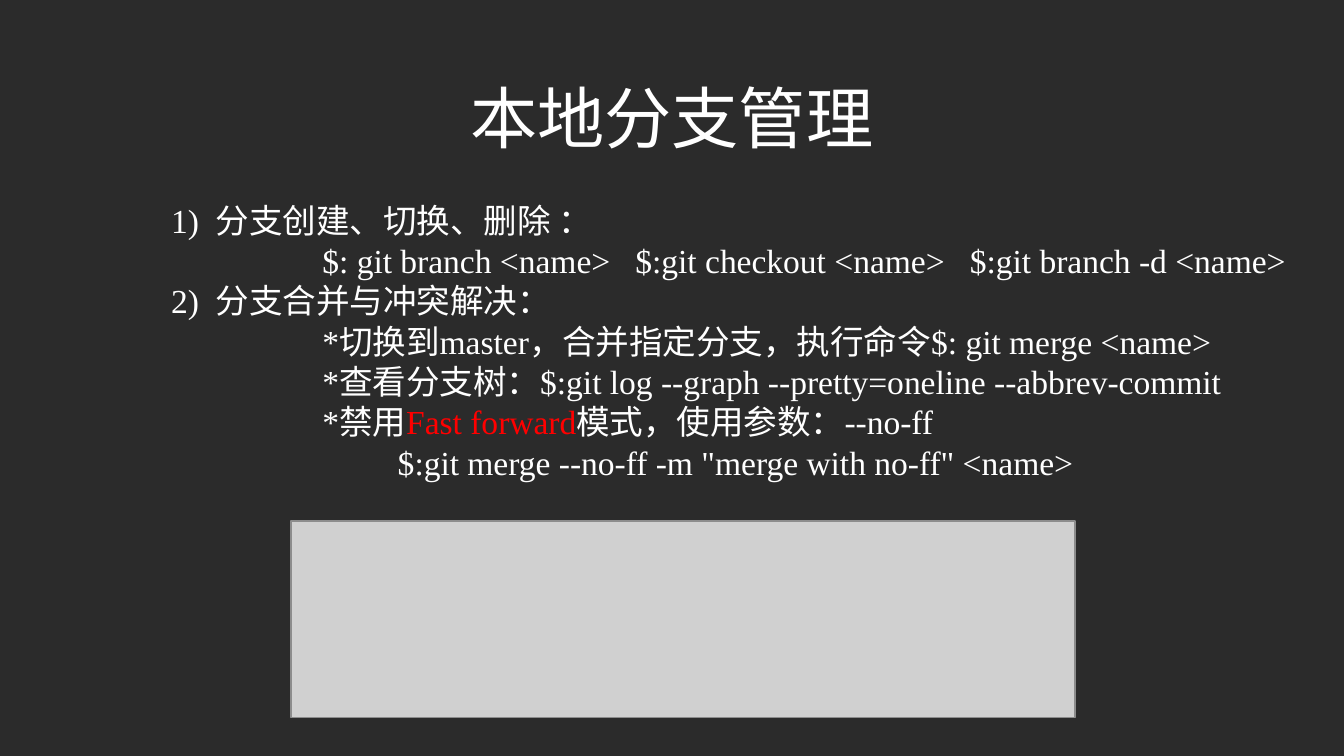
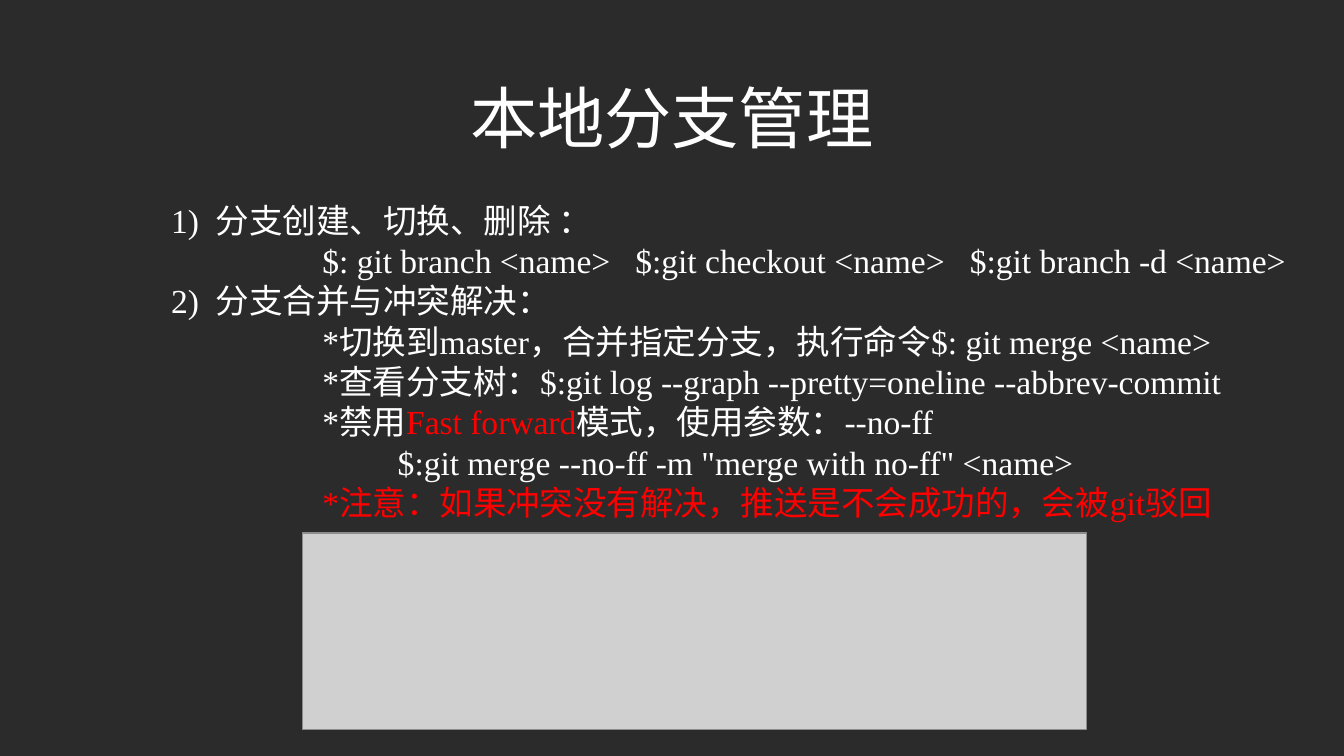
Before and after one commit to liuchangfa/workplace, a slide deck: slide 10 of training/Git/Git.ppt (slide 9 before the commit). Drawn at 1344x756 pixels with LibreOffice and Linux fonts; fonts in the diff are those of the drawing; grey boxes stand for pictures; background and template pictures are left out; a plain dark background stands for a picture behind light text. Boxes give left, top, right and bottom in pixels: in the first picture for what was removed or moved away, otherwise in the second. Text is boxed around its words. In the diff, an @@ line names an element or a change of style, - is before the commit and + after.

```diff
--- a/training/Git/Git.ppt
+++ b/training/Git/Git.ppt
@@ text at (x1=322, y1=489, x2=1212, y2=522): paragraph added @@
+*注意：如果冲突没有解决，推送是不会成功的，会被git驳回
@@ picture moved from (x1=292, y1=520, x2=1076, y2=717) to (x1=302, y1=532, x2=1087, y2=729) @@
```
Also in this commit, not shown: 2 other slides changed, 3 slides added, 6 other files.
